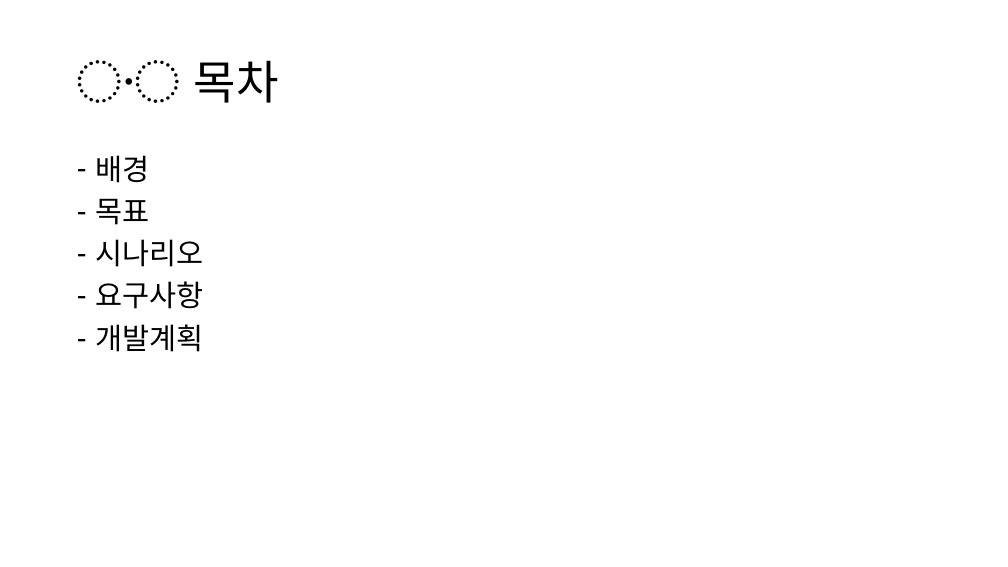
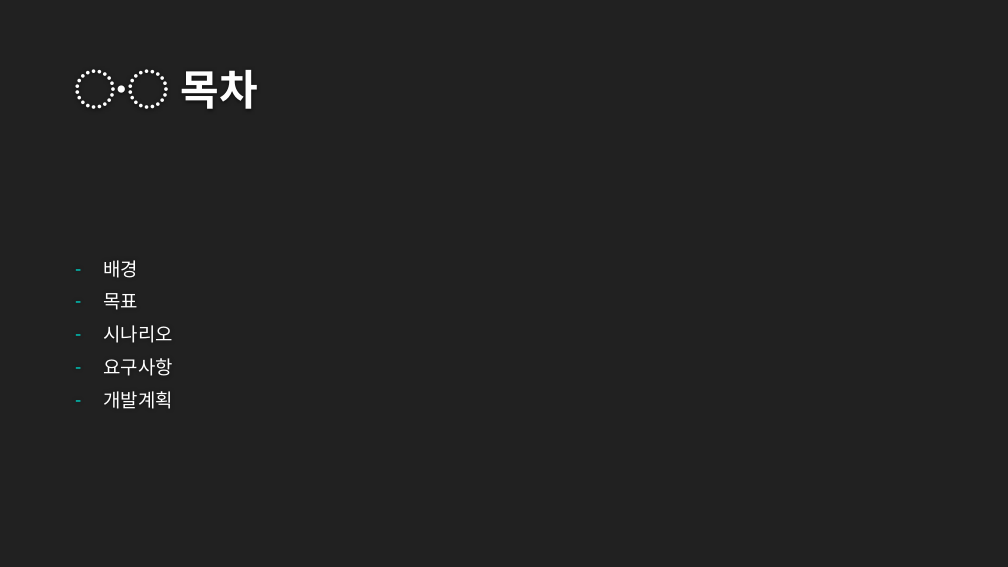
Before and after one commit to OSS-2021-team3/Drawing-Trade, a slide deck: slide 2 of OSS IDEA PROPOSAL.pptx. Drawn at 1008x567 pixels with LibreOffice and Linux fonts; fonts in the diff are those of the drawing; background and template pictures are left out. Boxes give left, top, right and bottom in pixels: in the first picture for what was removed or moved away, otherwise in the second. Text is boxed around its words. In the diff, an @@ line names an element or a change of style, - is before the commit and + after.

```diff
--- a/OSS IDEA PROPOSAL.pptx
+++ b/OSS IDEA PROPOSAL.pptx
@@ background #FFFFFF to #212121 @@
@@ title "〮 목차": place and size @@
-title "〮 목차" at (77,60,279,103)
+title "〮 목차" at (75,69,258,109)
@@ title "〮 목차" at (75,69,258,109): size 44 to 40 pt, font Noto Sans CJK KR to Quicksand, text colour #000000 to #FEFEFE, bold on; line spacing 0.9 to 1; vertical alignment middle to bottom @@
@@ text "배경": place and size @@
-text "배경" at (96,155,204,352)
+text "배경" at (104,260,174,409)
@@ text "배경" at (104,260,174,409): size 28 to 18 pt, font Noto Sans CJK KR to Quicksand, text colour #000000 to #FFFFFF; indent changed; line spacing 0.9 to 1; vertical alignment top to middle @@
```
Also in this commit, not shown: 10 other slides changed, 1 slide added.
